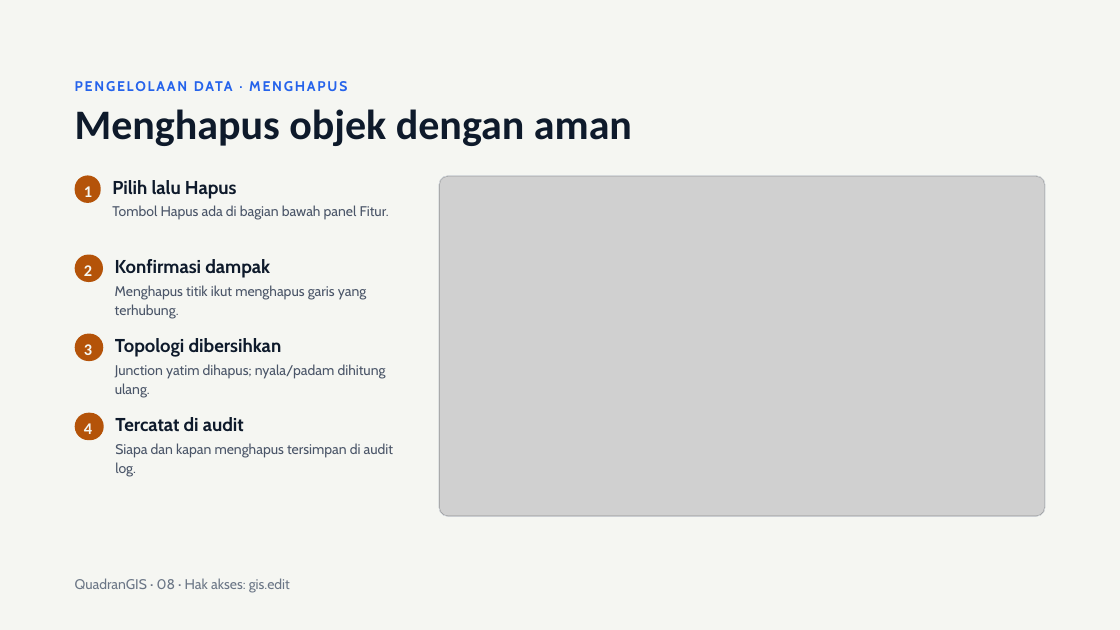
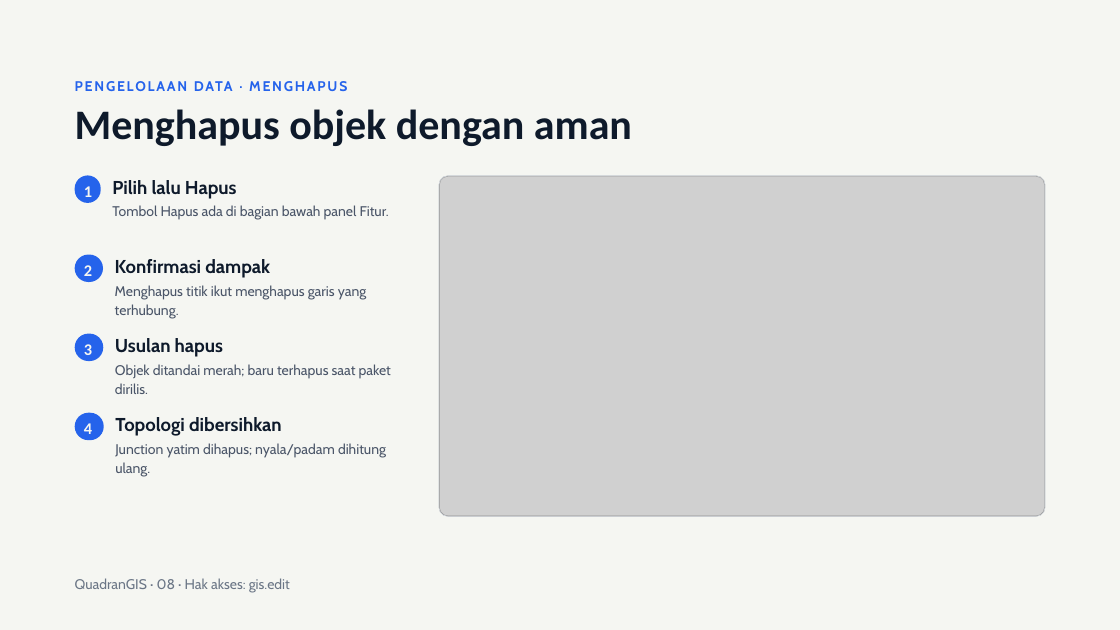
Before and after one commit to hendrapoernama/quadranGIS, a slide deck: slide 8 of docs/Presentasi QuadranGIS.pptx. Drawn at 1120x630 pixels with LibreOffice and Linux fonts; fonts in the diff are those of the drawing; grey boxes stand for pictures. Boxes give left, top, right and bottom in pixels: in the first picture for what was removed or moved away, otherwise in the second. Text is boxed around its words. In the diff, an @@ line names an element or a change of style, - is before the commit and + after.

```diff
--- a/docs/Presentasi QuadranGIS.pptx
+++ b/docs/Presentasi QuadranGIS.pptx
@@ text added at (115, 338, 223, 357), 16 pt, text #0E1A2B, bold @@
+Usulan hapus
@@ text added at (115, 364, 391, 394), 12 pt, text #4A5568 @@
+Objek ditandai merah; baru terhapus saat paket dirilis.
@@ fill #B45309 to #2563EB in 4 elements at (75, 176, 101, 203), (75, 255, 103, 282), (75, 334, 103, 361), (75, 413, 104, 440) @@
@@ text "Topologi dibersihkan": place and size @@
-text "Topologi dibersihkan" at (115, 338, 282, 357)
+text "Topologi dibersihkan" at (115, 417, 282, 436)
@@ text removed at (115, 417, 244, 432) @@
-Tercatat di audit
@@ text "Junction yatim dihapus; nyala/padam dihitung ...": place and size @@
-text "Junction yatim dihapus; nyala/padam dihitung ..." at (115, 364, 386, 398)
+text "Junction yatim dihapus; nyala/padam dihitung ..." at (115, 443, 386, 477)
@@ text removed at (115, 443, 393, 477) @@
-Siapa dan kapan menghapus tersimpan di audit log.
```
Also in this commit, not shown: 19 other slides changed, 8 slides added, 55 other files.
